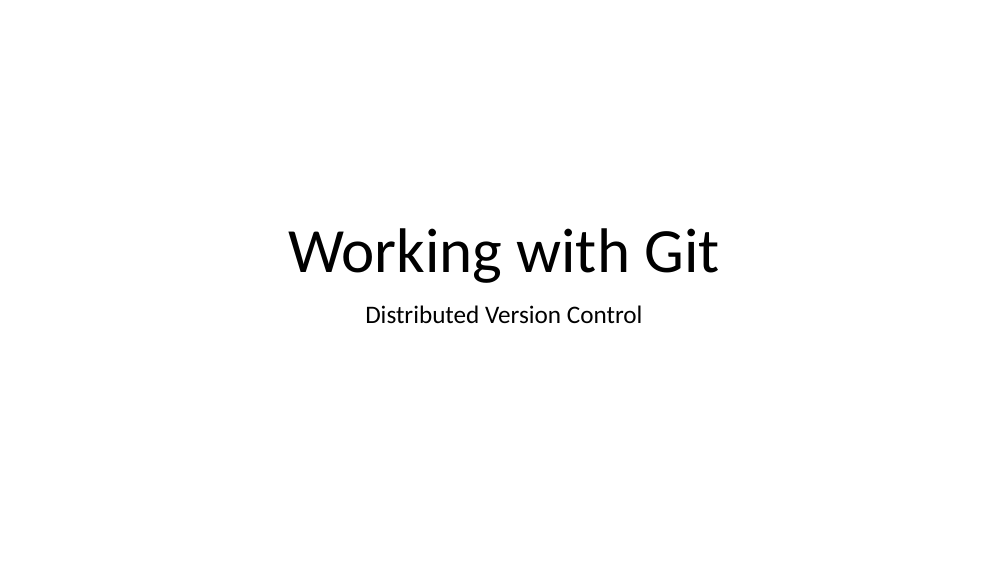
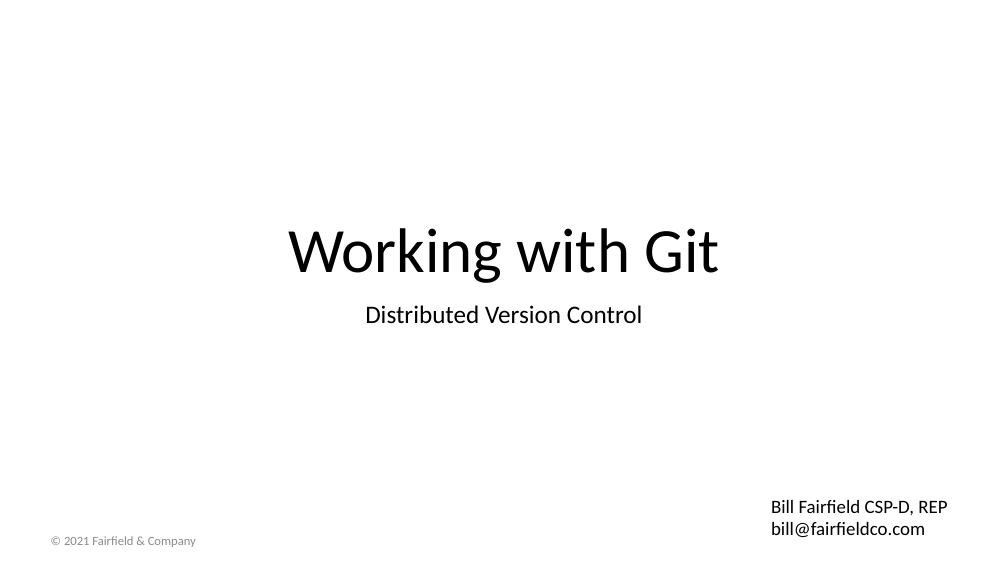
Before and after one commit to BackpackTrainer/gitProject, a slide deck: slide 1 of Git.pptx. Drawn at 1008x567 pixels with LibreOffice and Linux fonts; fonts in the diff are those of the drawing. Boxes give left, top, right and bottom in pixels: in the first picture for what was removed or moved away, otherwise in the second. Text is boxed around its words. In the diff, an @@ line names an element or a change of style, - is before the commit and + after.

```diff
--- a/Git.pptx
+++ b/Git.pptx
@@ text added at box(771, 500, 947, 537), 18 pt, text #000000 @@
+Bill Fairfield CSP-D, REP
+bill@fairfieldco.com
@@ text added at box(64, 536, 196, 547), 12 pt, text #8C8C8C @@
+© 2021 Fairfield & Company
```
Also in this commit, not shown: 43 other slides changed.
